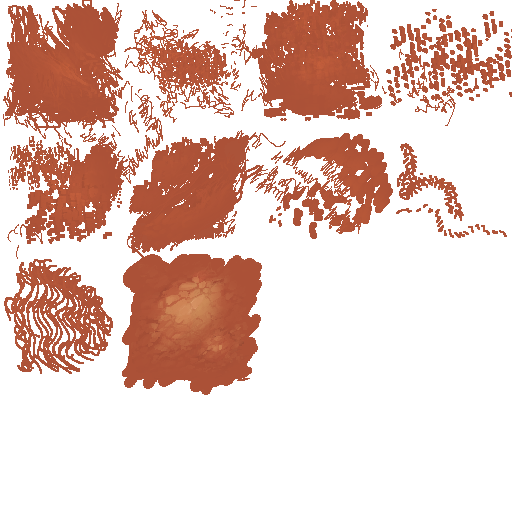
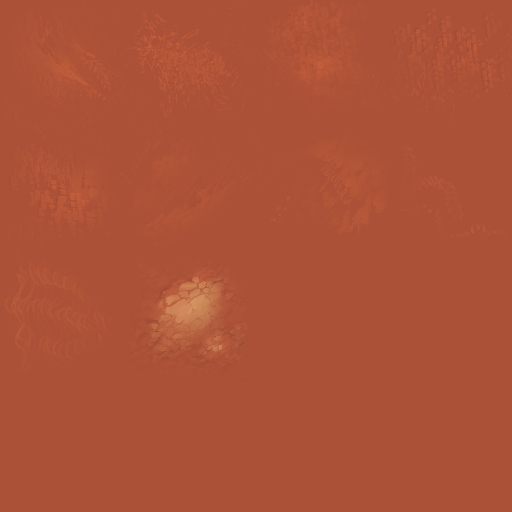
The second 512 x 512 image is a revision of the first. Changes to its layers:
showed "Layer 15" over [0, 0, 512, 512]